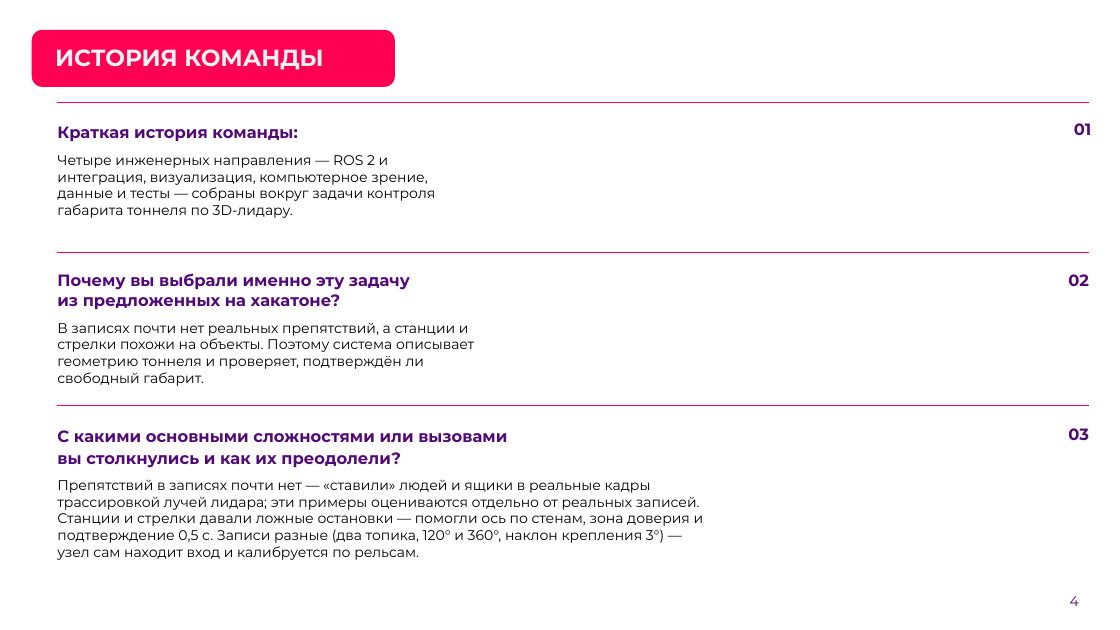
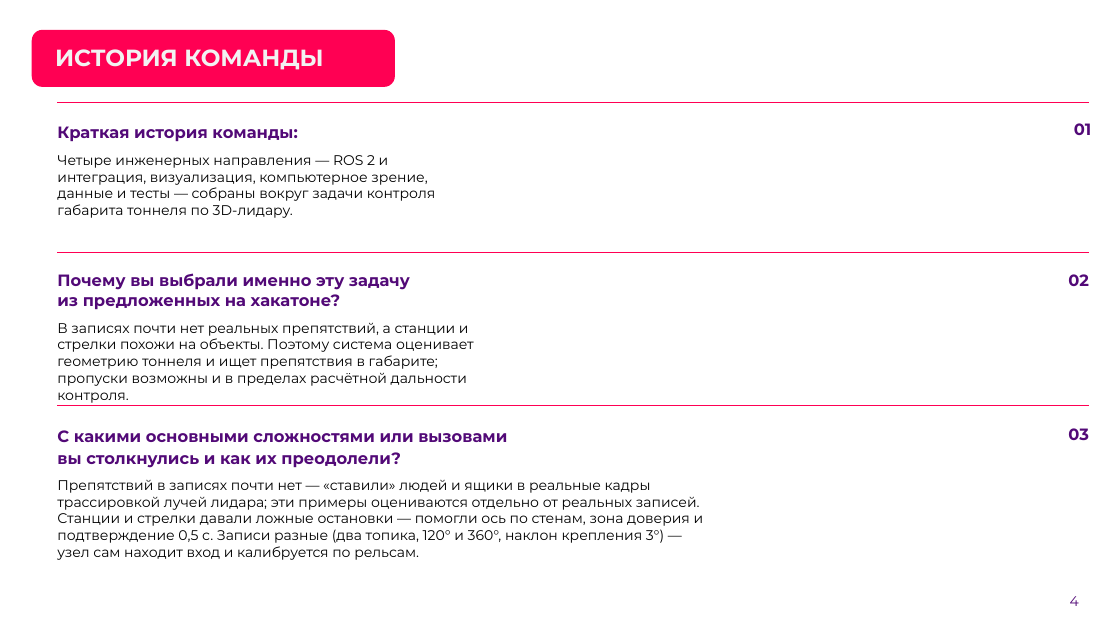
Before and after one commit to pmixay/ReSense, a slide deck: slide 4 of docs/presentation/ReSense_LCT2026.pptx. Drawn at 1120x630 pixels with LibreOffice and Linux fonts; fonts in the diff are those of the drawing; background and template pictures are left out. Boxes give left, top, right and bottom in pixels: in the first picture for what was removed or moved away, otherwise in the second. Text is boxed around its words. In the diff, an @@ line names an element or a change of style, - is before the commit and + after.

```diff
--- a/docs/presentation/ReSense_LCT2026.pptx
+++ b/docs/presentation/ReSense_LCT2026.pptx
@@ text at (57, 323, 474, 403): text changed @@
-В записях почти нет реальных препятствий, а станции и стрелки похожи на объекты. Поэтому система описывает геометрию тоннеля и проверяет, подтверждён ли свободный габарит.
+В записях почти нет реальных препятствий, а станции и стрелки похожи на объекты. Поэтому система оценивает геометрию тоннеля и ищет препятствия в габарите; пропуски возможны и в пределах расчётной дальности контроля.
```
Also in this commit, not shown: 8 other files.
